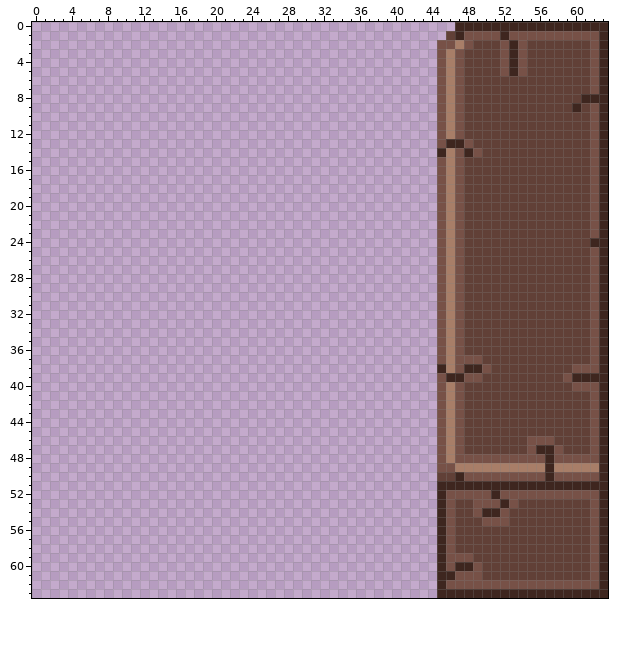
Two states of a pixel-art sprite, images/bookcase-side.png. Above: the version before the commit.
The file is 64x64 pixels.
After the commit:
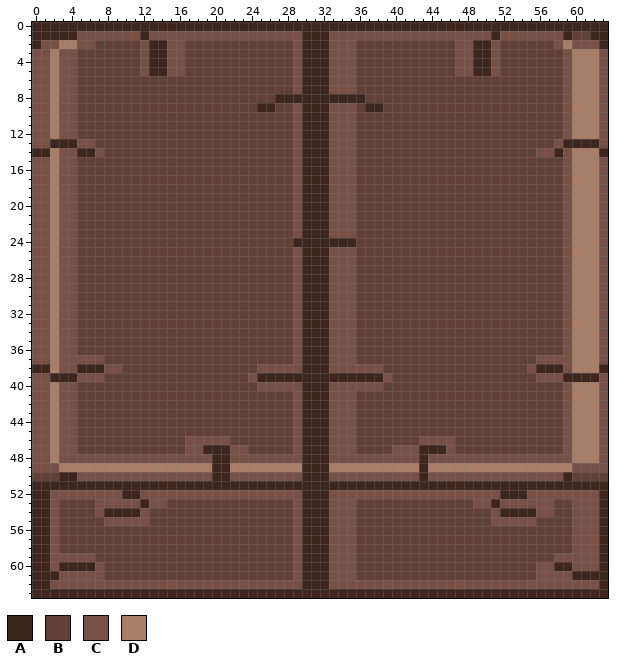
Palette (. is transparent): A #3e261f  B #614037  C #775147  D #a87e68
The exact change:
Changed rows in their new state; - is an unchanged pixel.
first column x 0:
 0 AAAAAAAAAAAAAAAAAAAAAAAAAAAAAAAAAAAAAAAAAAAAAAA-----------------
 1 AAAAACCCCCCCACCCCCCCCCCCCCCCCCAAACCCCCCCCCCCCCCC---AC------ABBA-
 2 ACCDDCCBBBBBCAACCBBBBBBBBBBBBCAAACCCBBBBBBBBBBBC-AACBBB---CDCC--
 3 CCDCCBBBBBBBCAACCBBBBBBBBBBBBCAAACCCBBBBBBBBBBB-CAACBBB----CDDDC
 4 CCDCCBBBBBBBCAACCBBBBBBBBBBBBCAAACCCBBBBBBBBBBB-CAACBBB----CDDDC
 5 CCDCCBBBBBBBCAACCBBBBBBBBBBBBCAAACCCBBBBBBBBBBB-CAACBBB----CDDDC
 6 CCDCCBBBBBBBBBBBBBBBBBBBBBBBBCAAACCCBBBBBBBBBBBB-----------CDDDC
 7 CCDCCBBBBBBBBBBBBBBBBBBBBBBBBCAAACCCBBBBBBBBBBBB-----------CDDDC
 8 CCDCCBBBBBBBBBBBBBBBBBBBBBBAAAAAAAAAABBBBBBBBBBB-----------CDDDC
 9 CCDCCBBBBBBBBBBBBBBBBBBBBAABBCAAACCCBAABBBBBBBBB-----------CDDDC
10 CCDCCBBBBBBBBBBBBBBBBBBBBBBBBCAAACCCBBBBBBBBBBBB-----------CDDDC
11 CCDCCBBBBBBBBBBBBBBBBBBBBBBBBCAAACCCBBBBBBBBBBBB-----------CDDDC
12 CCDCCBBBBBBBBBBBBBBBBBBBBBBBBCAAACCCBBBBBBBBBBBB-----------CDDDC
13 CCAAACCBBBBBBBBBBBBBBBBBBBBBBCAAACCCBBBBBBBBBBBBB---------CAAAAC
14 AADCCAACBBBBBBBBBBBBBBBBBBBBBCAAACCCBBBBBBBBBBBBBB------CCACDDD-
15 CCDCCBBBBBBBBBBBBBBBBBBBBBBBBCAAACCCBBBBBBBBBBBB-----------CDDDC
16 CCDCCBBBBBBBBBBBBBBBBBBBBBBBBCAAACCCBBBBBBBBBBBB-----------CDDDC
17 CCDCCBBBBBBBBBBBBBBBBBBBBBBBBCAAACCCBBBBBBBBBBBB-----------CDDDC
18 CCDCCBBBBBBBBBBBBBBBBBBBBBBBBCAAACCCBBBBBBBBBBBB-----------CDDDC
19 CCDCCBBBBBBBBBBBBBBBBBBBBBBBBCAAACCCBBBBBBBBBBBB-----------CDDDC
20 CCDCCBBBBBBBBBBBBBBBBBBBBBBBBCAAACCCBBBBBBBBBBBB-----------CDDDC
21 CCDCCBBBBBBBBBBBBBBBBBBBBBBBBCAAACCCBBBBBBBBBBBB-----------CDDDC
22 CCDCCBBBBBBBBBBBBBBBBBBBBBBBBCAAACCCBBBBBBBBBBBB-----------CDDDC
23 CCDCCBBBBBBBBBBBBBBBBBBBBBBBBCAAACCCBBBBBBBBBBBB-----------CDDDC
24 CCDCCBBBBBBBBBBBBBBBBBBBBBBBBAAAAAAABBBBBBBBBBBB-----------CDDDC
25 CCDCCBBBBBBBBBBBBBBBBBBBBBBBBCAAACCCBBBBBBBBBBBB-----------CDDDC
26 CCDCCBBBBBBBBBBBBBBBBBBBBBBBBCAAACCCBBBBBBBBBBBB-----------CDDDC
27 CCDCCBBBBBBBBBBBBBBBBBBBBBBBBCAAACCCBBBBBBBBBBBB-----------CDDDC
28 CCDCCBBBBBBBBBBBBBBBBBBBBBBBBCAAACCCBBBBBBBBBBBB-----------CDDDC
29 CCDCCBBBBBBBBBBBBBBBBBBBBBBBBCAAACCCBBBBBBBBBBBB-----------CDDDC
30 CCDCCBBBBBBBBBBBBBBBBBBBBBBBBCAAACCCBBBBBBBBBBBB-----------CDDDC
31 CCDCCBBBBBBBBBBBBBBBBBBBBBBBBCAAACCCBBBBBBBBBBBB-----------CDDDC
32 CCDCCBBBBBBBBBBBBBBBBBBBBBBBBCAAACCCBBBBBBBBBBBB-----------CDDDC
33 CCDCCBBBBBBBBBBBBBBBBBBBBBBBBCAAACCCBBBBBBBBBBBB-----------CDDDC
34 CCDCCBBBBBBBBBBBBBBBBBBBBBBBBCAAACCCBBBBBBBBBBBB-----------CDDDC
35 CCDCCBBBBBBBBBBBBBBBBBBBBBBBBCAAACCCBBBBBBBBBBBB-----------CDDDC
36 CCDCCBBBBBBBBBBBBBBBBBBBBBBBBCAAACCCBBBBBBBBBBBB-----------CDDDC
37 CCDCCCCCBBBBBBBBBBBBBBBBBBBBBCAAACCCBBBBBBBBBBBBBB------CCCCDDDC
38 AADCCAAACCBBBBBBBBBBBBBBBCCCCCAAACCCCCCBBBBBBBBBBBB----CAAACDDD-
39 CCAAACCCBBBBBBBBBBBBBBBBCAAAAAAAAAAAAAACBBBBBBBBBB------CCCA---C
40 CCDCCBBBBBBBBBBBBBBBBBBBBCCCCCAAACCCCCCBBBBBBBBB-----------CDDDC
41 CCDCCBBBBBBBBBBBBBBBBBBBBBBBBCAAACCCBBBBBBBBBBBB-----------CDDDC
42 CCDCCBBBBBBBBBBBBBBBBBBBBBBBBCAAACCCBBBBBBBBBBBB-----------CDDDC
43 CCDCCBBBBBBBBBBBBBBBBBBBBBBBBCAAACCCBBBBBBBBBBBB-----------CDDDC
44 CCDCCBBBBBBBBBBBBBBBBBBBBBBBBCAAACCCBBBBBBBBBBBB-----------CDDDC
45 CCDCCBBBBBBBBBBBBBBBBBBBBBBBBCAAACCCBBBBBBBBBBBB-----------CDDDC
46 CCDCCBBBBBBBBBBBBCCCCCBBBBBBBCAAACCCBBBBBBBCC-CB-------BBB-CDDDC
47 CCDCCBBBBBBBBBBBBCCAAACCBBBBBCAAACCCBBBBCCCAAACB-------BBBBCDDDC
48 CCDCCCCCCCCCCCCCCCCCAACCCCCCCCAAACCCCCCCCCCAC-C----------C--DDDC
49 CCCDDDDDDDDDDDDDDDDDAADDDDDDDDAAADDDDDDDDDDADDD----------D--CCCC
50 BBBAACCCCCCCCCCCCCCCAACCCCCCCCAAACCCCCCCCCCACCCC---------C-ABBBB
51 AAAAAAAAAAAAAAAAAAAAAAAAAAAAAAAAAAAAAAAAAAAAA-------------------
52 AACCCCCCCCAACCCCCCCCCCCCCCCCCCAAACCCCCCCCCCCCC-----CAAA---------
53 AACBBBBCCCCCACCBBBBBBBBBBBBBBCAAACCCBBBBBBBBBBB----AC-CCCC--CC--
54 AACBBBBCAAAACBBBBBBBBBBBBBBBBCAAACCCBBBBBBBBBBB--BBCAAAACC--CC--
55 AACBBBBBCCCCCBBBBBBBBBBBBBBBBCAAACCCBBBBBBBBBBB---B--CCC----CC--
56 AACBBBBBBBBBBBBBBBBBBBBBBBBBBCAAACCCBBBBBBBBBBB-------------CC--
57 AACBBBBBBBBBBBBBBBBBBBBBBBBBBCAAACCCBBBBBBBBBBB-------------CC--
58 AACBBBBBBBBBBBBBBBBBBBBBBBBBBCAAACCCBBBBBBBBBBB-------------CC--
59 AACCCCCBBBBBBBBBBBBBBBBBBBBBBCAAACCCBBBBBBBBBBBBB---------CCCC--
60 AACAAAACBBBBBBBBBBBBBBBBBBBBBCAAACCCBBBBBBBBBBBBBB------CCAACC--
61 AAACCCCCBBBBBBBBBBBBBBBBBBBBBCAAACCCBBBBBBBBBBBBBB------CCCCAAA-
62 AACCCCCCCCCCCCCCCCCCCCCCCCCCCCAAACCCCCCCCCCCCC------------------
63 AAAAAAAAAAAAAAAAAAAAAAAAAAAAAAAAAAAAAAAAAAAAA-------------------
Boxes around the changes in both pictures, in picture pixels (x1, y1, x2, y2):
changed: (32, 22, 608, 598)
